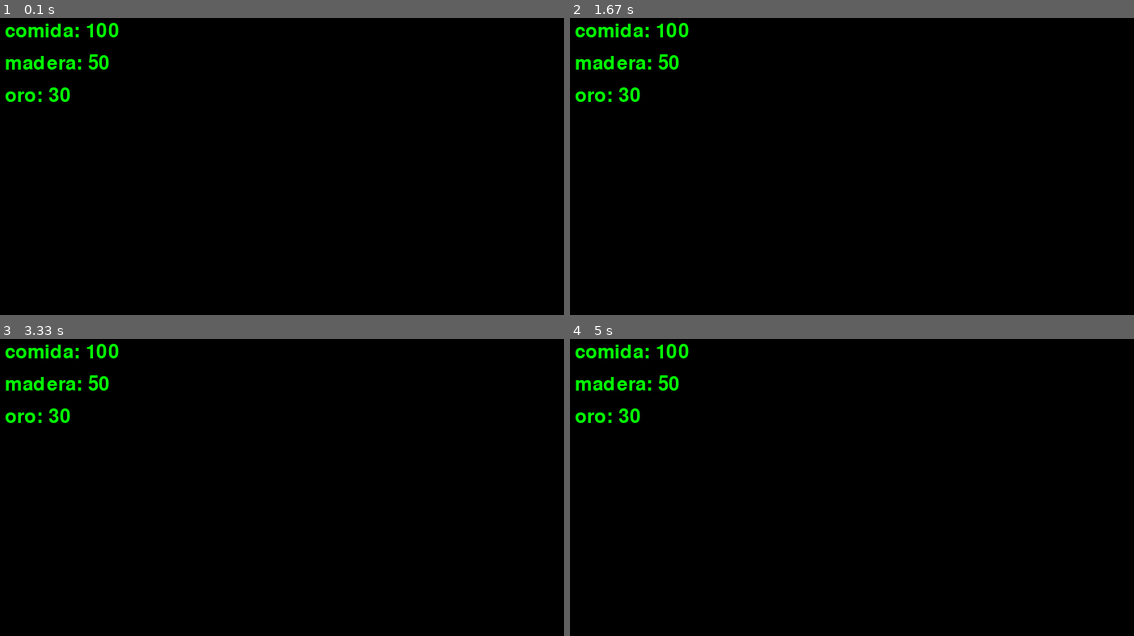
Above: before the commit, frames 1-4 (two rows, left to right).
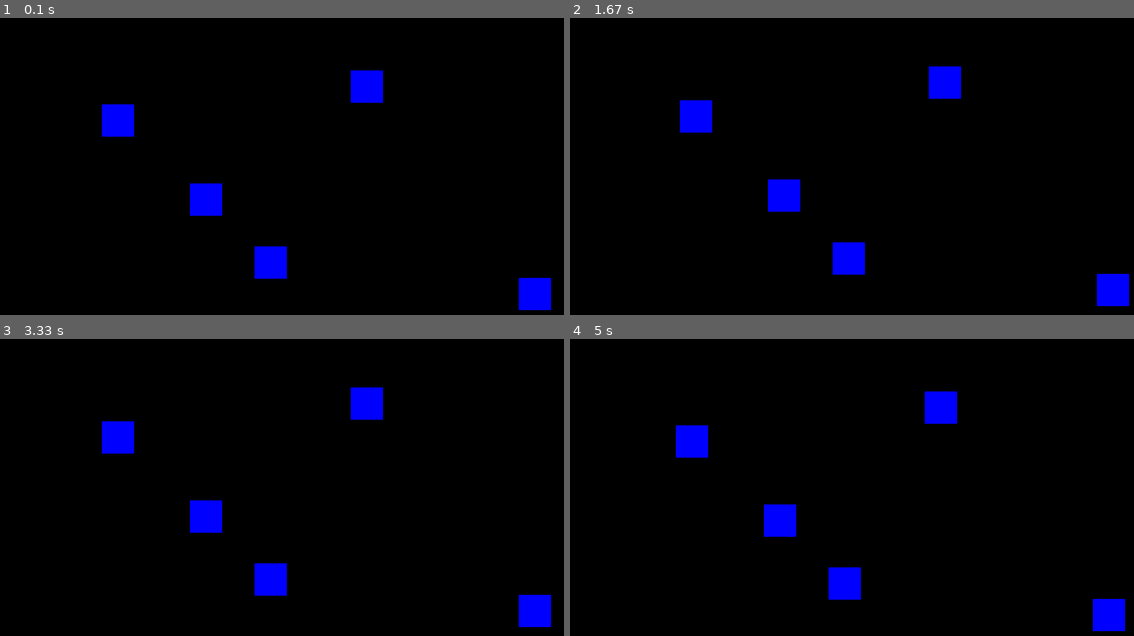
Above: after the commit, the same moments.

Repository: roobeerr13/linearprogramming
Game: pygame game, started from vista_pygame.py
Same seed, same stepped clock (60 frames per second), same inputs: the game is played once before the commit and once after it.
Inputs:
- Up to frame 1 (0.1 s): no input
- Up to frame 2 (1.67 s): hold Right 0.33-0.8 s; hold Up 0.83-1.13 s; hold Right 1.17-1.63 s
- Up to frame 3 (3.33 s): hold Left 1.67-2.2 s; hold Down 2.23-2.53 s; hold Left 2.57-2.97 s; hold Up from 3 s (still down)
- Up to frame 4 (5 s): release Up at 3.37 s; hold Right 3.4-4.03 s; hold Down 4.07-4.43 s; hold Left 4.47-4.93 s; hold Right from 4.97 s (still down)

The runs differ from the first frame. In frame 1, 4.3% of the frame differs, in the area x 0-98%, y 1-99%; in frame 2, 4.3%; in frame 3, 4.3%; in frame 4, 4.3%.

Commit message:
a hacerlo mas bonito

Diff:
--- a/vista_pygame.py
+++ b/vista_pygame.py
@@ -1,61 +1,72 @@
 import pygame
 import random
-from recursos.recursos import Recursos
-from soldados.soldados import Soldados
 
-# Configuración inicial
+# Inicialización de Pygame
 pygame.init()
+
+# Configuración de la pantalla
 ANCHO, ALTO = 800, 600
 VENTANA = pygame.display.set_mode((ANCHO, ALTO))
-pygame.display.set_caption("🏰 Gestión de Recursos y Soldados")
+pygame.display.set_caption("🏰 Estrategia de Recursos y Soldados")
 
 # Colores
 NEGRO = (0, 0, 0)
 BLANCO = (255, 255, 255)
 VERDE = (0, 255, 0)
 ROJO = (255, 0, 0)
+AZUL = (0, 0, 255)
 
-# Instancia de gestión
-gestor_recursos = Recursos()
-gestor_soldados = Soldados()
+# Clase de soldados (representados con cuadrados)
+class Soldado:
+    def __init__(self, x, y):
+        self.x = x
+        self.y = y
+        self.velocidad = 5
+        self.tamaño = 40
 
-# Carga de fuentes
-fuente = pygame.font.Font(None, 36)
+    def mover(self, direccion):
+        if direccion == "izquierda" and self.x > 0:
+            self.x -= self.velocidad
+        elif direccion == "derecha" and self.x < ANCHO - self.tamaño:
+            self.x += self.velocidad
+        elif direccion == "arriba" and self.y > 0:
+            self.y -= self.velocidad
+        elif direccion == "abajo" and self.y < ALTO - self.tamaño:
+            self.y += self.velocidad
 
-# Loop principal
+    def dibujar(self):
+        pygame.draw.rect(VENTANA, AZUL, (self.x, self.y, self.tamaño, self.tamaño))
+
+# Instancia de soldados
+soldados = [Soldado(random.randint(100, 700), random.randint(100, 500)) for _ in range(5)]
+
+# Loop del juego
 ejecutando = True
 while ejecutando:
     VENTANA.fill(NEGRO)
-
-    # Mostrar recursos
-    recursos_actuales = gestor_recursos.obtener_recursos()
-    y_offset = 50
-    for index, recurso in recursos_actuales.iterrows():
-        texto = fuente.render(f"{recurso['tipo']}: {recurso['cantidad']}", True, VERDE)
-        VENTANA.blit(texto, (50, y_offset))
-        y_offset += 40
-
-    # Mostrar soldados
-    soldados_actuales = gestor_soldados.obtener_soldados()
-    y_offset = 50
-    for index, soldado in soldados_actuales.iterrows():
-        texto = fuente.render(f"{soldado['tipo']} | Atq: {soldado['ataque']} | Def: {soldado['defensa']} | Cantidad: {soldado['cantidad']}", True, ROJO)
-        VENTANA.blit(texto, (400, y_offset))
-        y_offset += 40
 
     # Manejo de eventos
     for evento in pygame.event.get():
         if evento.type == pygame.QUIT:
             ejecutando = False
         elif evento.type == pygame.KEYDOWN:
-            if evento.key == pygame.K_r:
-                gestor_recursos.agregar_recurso("comida", random.randint(5, 20))
-                gestor_recursos.agregar_recurso("madera", random.randint(3, 15))
-                gestor_recursos.agregar_recurso("oro", random.randint(1, 10))
-            elif evento.key == pygame.K_s:
-                gestor_soldados.reclutar_soldado("arquero", 3, 2, random.randint(1, 5))
-                gestor_soldados.reclutar_soldado("espadachin", 4, 3, random.randint(1, 5))
-                gestor_soldados.reclutar_soldado("jinete", 5, 4, random.randint(1, 5))
+            if evento.key == pygame.K_LEFT:
+                for soldado in soldados:
+                    soldado.mover("izquierda")
+            elif evento.key == pygame.K_RIGHT:
+                for soldado in soldados:
+                    soldado.mover("derecha")
+            elif evento.key == pygame.K_UP:
+                for soldado in soldados:
+                    soldado.mover("arriba")
+            elif evento.key == pygame.K_DOWN:
+                for soldado in soldados:
+                    soldado.mover("abajo")
+
+    # Dibujar soldados en pantalla
+    for soldado in soldados:
+        soldado.dibujar()
 
     pygame.display.flip()
+
 pygame.quit()
